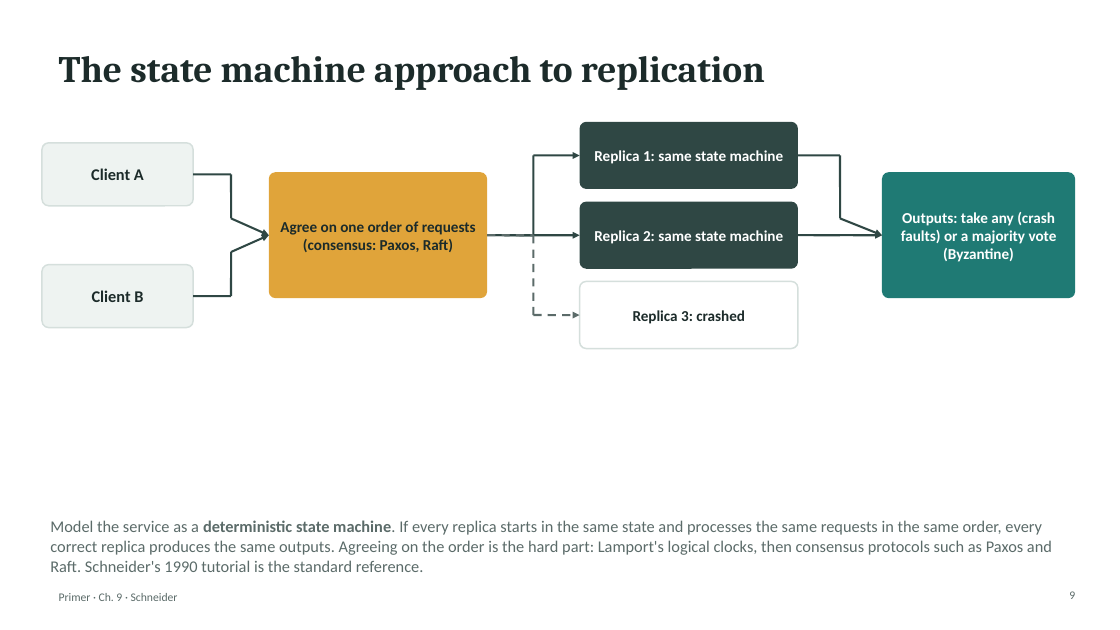
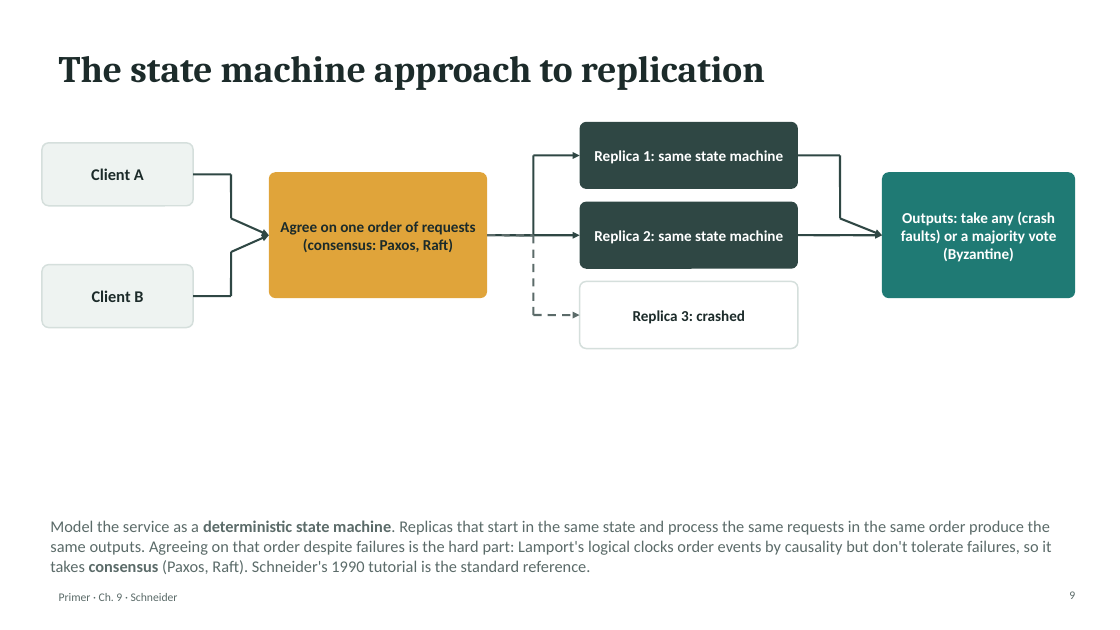
Before and after one commit to agroce/demo_scholarsandinnovators, a slide deck: slide 9 of chapters/09-schneider/primer.pptx. Drawn at 1120x630 pixels with LibreOffice and Linux fonts; fonts in the diff are those of the drawing. Boxes give left, top, right and bottom in pixels: in the first picture for what was removed or moved away, otherwise in the second. Text is boxed around its words. In the diff, an @@ line names an element or a change of style, - is before the commit and + after.

```diff
--- a/chapters/09-schneider/primer.pptx
+++ b/chapters/09-schneider/primer.pptx
@@ text at box(50, 520, 1051, 574): text changed @@
-Model the service as a deterministic state machine. If every replica starts in the same state and processes the same requests in the same order, every correct replica produces the same outputs. Agreeing on the order is the hard part: Lamport's logical clocks, then consensus protocols such as Paxos and Raft. Schneider's 1990 tutorial is the standard reference.
+Model the service as a deterministic state machine. Replicas that start in the same state and process the same requests in the same order produce the same outputs. Agreeing on that order despite failures is the hard part: Lamport's logical clocks order events by causality but don't tolerate failures, so it takes consensus (Paxos, Raft). Schneider's 1990 tutorial is the standard reference.
```
Also in this commit, not shown: 2 other slides changed, 41 other files.
